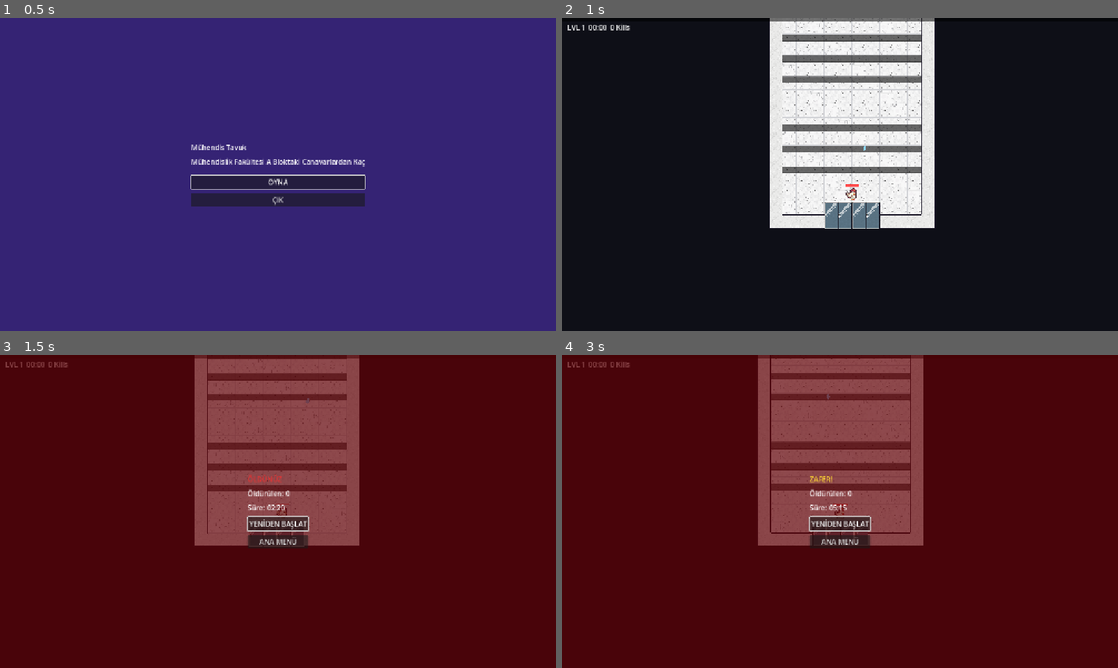
Above: before the commit, frames 1-4 (two rows, left to right).
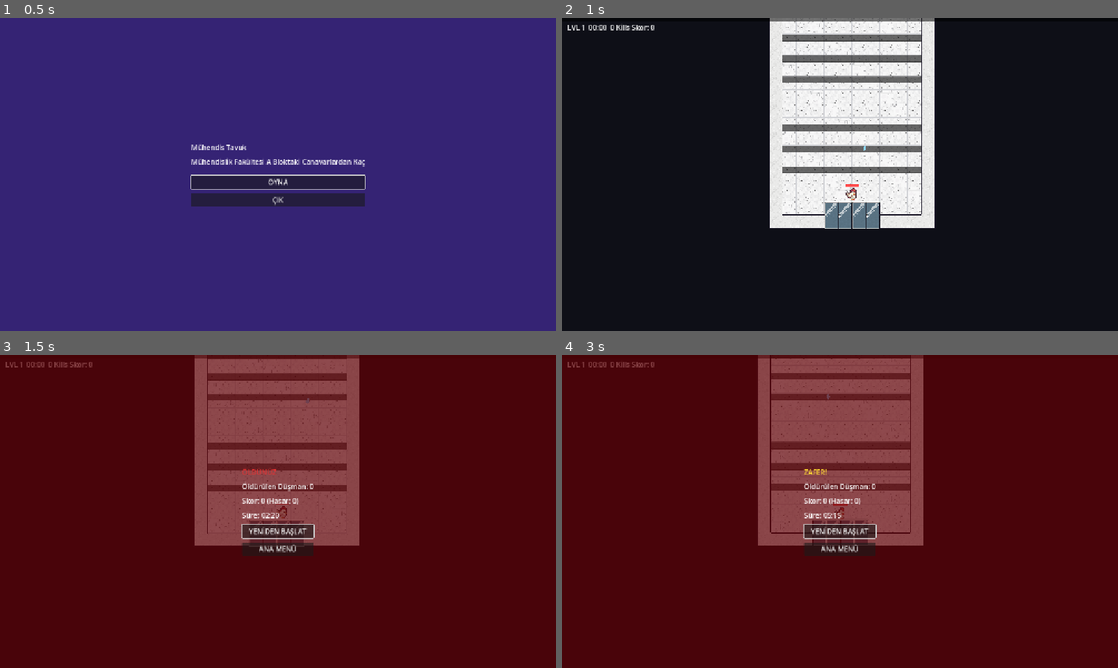
Above: after the commit, the same moments.

Repository: Semi-Bicer/RogueliteBulletHeaven
Game: Godot game, scene res://scenes/ui/StartMenu.tscn
Same seed, same stepped clock (60 frames per second), same inputs: the game is played once before the commit and once after it.
Inputs:
- Up to frame 1 (0.5 s): no input
- Up to frame 2 (1 s): click "OYNA" at 0.5 s
- Up to frame 3 (1.5 s): tap Enter at 1.25 s; hold D (move_right) from 1.28 s (still down); tap K at 1.35 s
- Up to frame 4 (3 s): release D (move_right) at 2 s; click "YENİDEN BAŞLAT" at 2 s; hold S (move_down) from 2.78 s (still down); tap L at 2.85 s

Frame 1 is identical in both runs. In frame 2, less than 0.1% of the frame differs, in the area x 12-17%, y 2-4%; in frame 3, 1.9%, in the area x 12-57%, y 2-65%; in frame 4, 1.9%.

Commit message:
Toplam Skor Değişkeni Eklenir

Diff:
--- a/scenes/ui/GameOverMenu.gd
+++ b/scenes/ui/GameOverMenu.gd
@@ -1,6 +1,7 @@
 extends CanvasLayer
 
 @onready var title_label: Label = $Control/CenterContainer/VBoxContainer/TitleLabel
+@onready var kills_label: Label = $Control/CenterContainer/VBoxContainer/KillsLabel
 @onready var score_label: Label = $Control/CenterContainer/VBoxContainer/ScoreLabel
 @onready var time_label: Label = $Control/CenterContainer/VBoxContainer/TimeLabel
 @onready var restart_button: Button = $Control/CenterContainer/VBoxContainer/RestartButton
@@ -43,11 +44,14 @@
 	title_label.text = header_text
 	title_label.modulate = header_color
 
-	# Süreyi 02:45 gibi formatla
+	# Süre formatı (02:45 gibi)
 	var mins: int = int(elapsed_seconds) / 60
 	var secs: int = int(elapsed_seconds) % 60
 	time_label.text = "Süre: %02d:%02d" % [mins, secs]
-	score_label.text = "Öldürülen: %d" % total_kills
+
+	# Öldürme ve skor değerlerini ayrı label'lara aktar
+	kills_label.text = "Öldürülen Düşman: %d" % total_kills
+	score_label.text = "Skor: %d (Hasar: %d)" % [GameState.score, int(GameState.total_damage)]
 
 	show()
 	get_tree().paused = true
--- a/scenes/ui/GameOverMenu.tscn
+++ b/scenes/ui/GameOverMenu.tscn
@@ -40,9 +40,13 @@
 layout_mode = 2
 text = "OYUN BİTTİ"
 
+[node name="KillsLabel" type="Label" parent="Control/CenterContainer/VBoxContainer" unique_id=627910226]
+layout_mode = 2
+text = "Öldürülen: 0"
+
 [node name="ScoreLabel" type="Label" parent="Control/CenterContainer/VBoxContainer" unique_id=1325566041]
 layout_mode = 2
-text = "Öldürülen: 0"
+text = "Skor: 0"
 
 [node name="TimeLabel" type="Label" parent="Control/CenterContainer/VBoxContainer" unique_id=1604223069]
 layout_mode = 2
--- a/scenes/ui/HUD.gd
+++ b/scenes/ui/HUD.gd
@@ -4,11 +4,13 @@
 @onready var level_label: Label = $Control/StatsMargin/HBoxContainer/LevelLabel
 @onready var timer_label: Label = $Control/StatsMargin/HBoxContainer/TimerLabel
 @onready var kills_label: Label = $Control/StatsMargin/HBoxContainer/KillsLabel
+@onready var score_label: Label = $Control/StatsMargin/HBoxContainer/ScoreLabel
 
 func _ready() -> void:
 	EventBus.player_xp_changed.connect(_on_xp_changed)
 	EventBus.run_time_changed.connect(_on_time_changed)
 	EventBus.kills_changed.connect(_on_kills_changed)
+	EventBus.score_changed.connect(_on_score_changed)
 
 	# Başlangıç değerleri (GameState hazırsa)
 	xp_bar.max_value = GameState.xp_to_next
@@ -16,6 +18,7 @@
 	level_label.text = "LVL %d" % GameState.level
 	timer_label.text = GameState.time_string()
 	kills_label.text = "%d Kills" % GameState.kills
+	score_label.text = "Skor: %d" % GameState.score
 
 func _on_xp_changed(current: int, needed: int, level: int) -> void:
 	xp_bar.max_value = needed
@@ -27,3 +30,6 @@
 
 func _on_kills_changed(kills: int) -> void:
 	kills_label.text = "%d Kills" % kills
+
+func _on_score_changed(_total_damage: float, new_score: int) -> void:
+	score_label.text = "Skor: %d" % new_score
--- a/scenes/ui/xp_bar.tscn
+++ b/scenes/ui/xp_bar.tscn
@@ -64,3 +64,8 @@
 [node name="KillsLabel" type="Label" parent="Control/StatsMargin/HBoxContainer" unique_id=1079795184]
 layout_mode = 2
 text = "0 Kills"
+
+[node name="ScoreLabel" type="Label" parent="Control/StatsMargin/HBoxContainer" unique_id=188458382]
+unique_name_in_owner = true
+layout_mode = 2
+text = "Skor: 0"
--- a/scripts/autoload/EventBus.gd
+++ b/scripts/autoload/EventBus.gd
@@ -11,7 +11,9 @@
 # --- Combat ---
 signal enemy_died(world_position: Vector2, xp_value: int)
 signal damage_dealt(world_position: Vector2, amount: float, is_crit: bool)
+signal total_damage_changed(total_damage: float)
 signal kills_changed(kills: int)
+signal score_changed(total_damage: float, score: int)
 
 # --- Run flow ---
 signal run_time_changed(seconds: float)
--- a/scripts/autoload/GameState.gd
+++ b/scripts/autoload/GameState.gd
@@ -1,7 +1,8 @@
 extends Node
-## Owns the state of a single run: timer, level/XP curve, kill count.
+## Owns the state of a single run: timer, level/XP curve, kill count, damage and dynamic score.
 
 const RUN_DURATION := 900.0  ## 15 minutes = victory.
+const SCORE_MULTIPLIERS: Array[float] = [1.2, 1.3, 1.4, 1.5]
 
 var run_time: float = 0.0
 var kills: int = 0
@@ -10,6 +11,15 @@
 var xp_to_next: int = 5
 var running: bool = false
 var victory: bool = false
+
+# Toplam hasar ve rastgele çarpanlı skor
+var total_damage: float = 0.0
+var score: int = 0
+
+
+func _ready() -> void:
+	EventBus.damage_dealt.connect(_on_damage_dealt)
+
 
 func _process(delta: float) -> void:
 	if not running:
@@ -28,10 +38,13 @@
 	xp_to_next = xp_for_level(1)
 	running = true
 	victory = false
+	total_damage = 0.0
+	score = 0
 	EventBus.run_started.emit()
 	EventBus.kills_changed.emit(kills)
 	EventBus.player_xp_changed.emit(xp, xp_to_next, level)
 	EventBus.run_time_changed.emit(run_time)
+	EventBus.score_changed.emit(total_damage, score)
 
 
 func end_run(won: bool) -> void:
@@ -64,6 +77,15 @@
 	EventBus.kills_changed.emit(kills)
 
 
+func _on_damage_dealt(_pos: Vector2, amount: float, _is_crit: bool) -> void:
+	if not running:
+		return
+	total_damage += amount
+	var random_mult: float = SCORE_MULTIPLIERS.pick_random()
+	score += int(round(amount * random_mult))
+	EventBus.score_changed.emit(total_damage, score)
+
+
 ## Difficulty ramp shared by the spawner and enemy stat scaling.
 func difficulty() -> float:
 	return 1.0 + (run_time / 60.0) * 0.28
Not shown: 1 places in scenes/main/Main.tscn that only renumber resources
